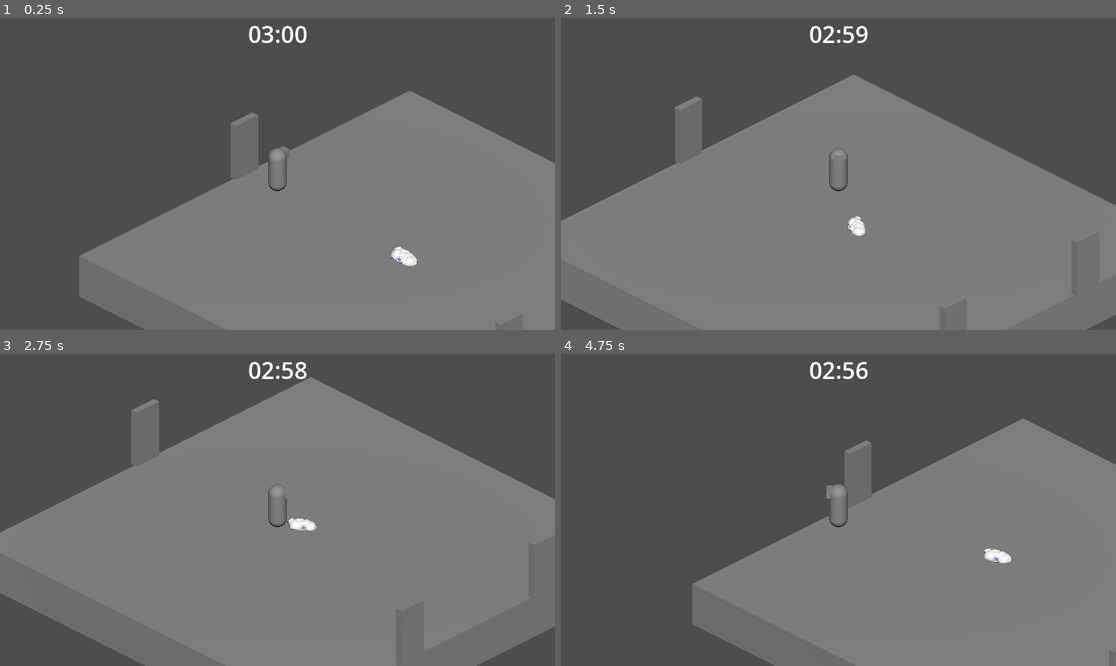
Above: before the commit, frames 1-4 (two rows, left to right).
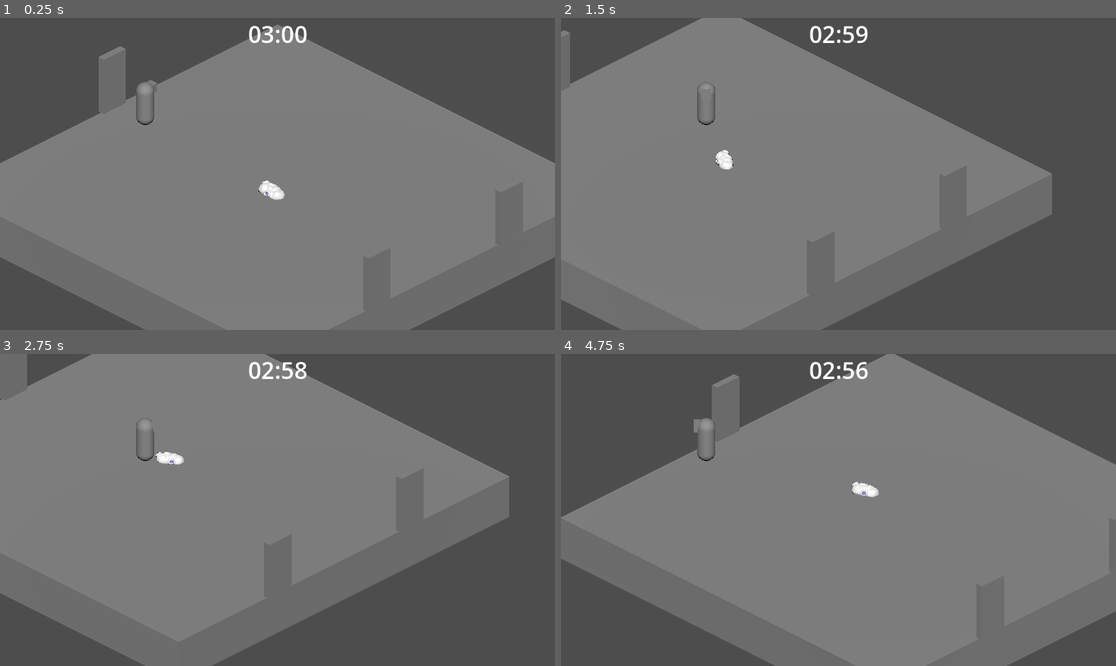
Above: after the commit, the same moments.

Repository: RegahP/gmtk-2026
Game: Godot game, scene res://src/main.tscn
Same seed, same stepped clock (60 frames per second), same inputs: the game is played once before the commit and once after it.
Inputs (mouse positions are in pixels of both pictures, inside the frame that each line leads up to):
- Up to frame 1 (0.25 s): no input
- Up to frame 2 (1.5 s): move the mouse to (960, 158) at 0.52 s; hold Right (move_right) 0.53-1.28 s; click (960, 158) at 0.6 s; move the mouse to (727, 189) at 1.27 s; hold Down (move_back) from 1.28 s (still down); click (727, 189) at 1.35 s
- Up to frame 3 (2.75 s): move the mouse to (333, 441) at 2.02 s; release Down (move_back) at 2.03 s; hold Right (move_right) from 2.03 s (still down); hold E (interact) from 2.03 s (still down); click (333, 441) at 2.3 s
- Up to frame 4 (4.75 s): move the mouse to (810, 572) at 2.77 s; release Right (move_right) at 2.78 s; release E (interact) at 2.78 s; hold Up (move_forward) 2.78-3.53 s; click (810, 572) at 2.85 s; move the mouse to (1005, 556) at 3.52 s; hold Left (move_left) from 3.53 s (still down); click (1005, 556) at 3.6 s; move the mouse to (672, 463) at 4.27 s; tap E (interact) at 4.35 s; click (672, 463) at 4.55 s

The runs differ from the first frame. In frame 1, 30% of the frame differs, in the area x 0-100%, y 2-100%; in frame 2, 30%; in frame 3, 33%, in the area x 0-100%, y 0-100%; in frame 4, 30%.
Error after the commit: Invalid assignment of property or key 'global_position' with value of type 'Vector3' on a base object of type 'Nil'. (res://src/scripts/game_manager.gd:103)

Commit message:
compre waska equisde

Diff:
--- a/gmtk-2026/project.godot
+++ b/gmtk-2026/project.godot
@@ -14,6 +14,10 @@
 run/main_scene="uid://bkf8kfj4bgkkk"
 config/features=PackedStringArray("4.6", "GL Compatibility")
 config/icon="res://icon.svg"
+
+[autoload]
+
+GameManager="*uid://djkgvv8uccm0r"
 
 [input]
 
--- /dev/null
+++ b/gmtk-2026/src/game_manager.tscn
@@ -0,0 +1,6 @@
+[gd_scene format=3 uid="uid://djkgvv8uccm0r"]
+
+[ext_resource type="Script" uid="uid://b2m17b7y333ey" path="res://src/scripts/game_manager.gd" id="1_861pd"]
+
+[node name="GameManager" type="Node3D" unique_id=369539573]
+script = ExtResource("1_861pd")
--- a/gmtk-2026/src/main.tscn
+++ b/gmtk-2026/src/main.tscn
@@ -1,8 +1,8 @@
 [gd_scene format=3 uid="uid://bkf8kfj4bgkkk"]
 
-[ext_resource type="Script" uid="uid://b2m17b7y333ey" path="res://src/scripts/game_manager.gd" id="1_3cfgd"]
 [ext_resource type="PackedScene" uid="uid://c5jxvxuskenln" path="res://src/roomBase.tscn" id="1_5q4o7"]
 [ext_resource type="PackedScene" uid="uid://d2ad2p1i4xtg7" path="res://src/player.tscn" id="1_eewff"]
+[ext_resource type="PackedScene" uid="uid://djkgvv8uccm0r" path="res://src/game_manager.tscn" id="1_mgm53"]
 [ext_resource type="Script" uid="uid://dcu0akvpcuwk" path="res://src/scripts/camera_3d.gd" id="2_gh0ne"]
 [ext_resource type="PackedScene" uid="uid://br8rm4s0264ax" path="res://src/roomBase_machine.tscn" id="3_5mrjc"]
 [ext_resource type="PackedScene" uid="uid://c50m2wqcexp8" path="res://src/enemySet_0.tscn" id="3_fyndt"]
@@ -11,33 +11,95 @@
 [ext_resource type="Texture2D" uid="uid://bskr33laj8ssi" path="res://src/textures/machine.png" id="8_kf8lf"]
 [ext_resource type="PackedScene" uid="uid://bj4cyql3urax5" path="res://src/models/enemy_fleshbud.tscn" id="10_mgm53"]
 
+[sub_resource type="LabelSettings" id="LabelSettings_kmhfv"]
+font_size = 48
+
+[sub_resource type="StyleBoxFlat" id="StyleBoxFlat_rlaii"]
+bg_color = Color(0, 0, 0, 0.5019608)
+
 [sub_resource type="QuadMesh" id="QuadMesh_mgm53"]
 
 [sub_resource type="StandardMaterial3D" id="StandardMaterial3D_uewes"]
 transparency = 1
 albedo_texture = ExtResource("8_kf8lf")
 
-[sub_resource type="LabelSettings" id="LabelSettings_kmhfv"]
-font_size = 48
+[node name="Main" type="Node3D" unique_id=639514220]
 
-[sub_resource type="StyleBoxFlat" id="StyleBoxFlat_rlaii"]
-bg_color = Color(0, 0, 0, 0.5019608)
-
-[node name="Main" type="Node3D" unique_id=639514220 node_paths=PackedStringArray("player")]
-script = ExtResource("1_3cfgd")
+[node name="GameManager" parent="." unique_id=369539573 node_paths=PackedStringArray("player") instance=ExtResource("1_mgm53")]
 countDownTime = 180
-roomIdsByCount = Array[Vector2i]([Vector2i(0, 1), Vector2i(0, 0), Vector2i(2, 0), Vector2i(1, -1), Vector2i(0, 0), Vector2i(1, 0), Vector2i(2, -1), Vector2i(1, -1)])
 roomBases = Array[PackedScene]([ExtResource("1_5q4o7")])
 machineRoom = ExtResource("3_5mrjc")
 enemySets = Array[PackedScene]([ExtResource("3_fyndt")])
 pedestal = ExtResource("4_kmhfv")
-player = NodePath("player")
+player = NodePath("../player")
+
+[node name="CountdownUI" type="Control" parent="GameManager" unique_id=2120144187]
+layout_mode = 3
+anchors_preset = 5
+anchor_left = 0.5
+anchor_right = 0.5
+offset_left = -20.0
+offset_right = 20.0
+offset_bottom = 40.0
+grow_horizontal = 2
+
+[node name="Label" type="Label" parent="GameManager/CountdownUI" unique_id=1226518482]
+layout_mode = 1
+anchors_preset = 5
+anchor_left = 0.5
+anchor_right = 0.5
+offset_left = -61.5
+offset_right = 61.5
+offset_bottom = 67.0
+grow_horizontal = 2
+text = "00:00"
+label_settings = SubResource("LabelSettings_kmhfv")
+horizontal_alignment = 1
+vertical_alignment = 1
+
+[node name="Timer" type="Timer" parent="GameManager/CountdownUI" unique_id=2118935106]
+one_shot = true
+
+[node name="DeathscreenUI" type="Control" parent="GameManager" unique_id=42503341]
+layout_mode = 3
+anchors_preset = 15
+anchor_right = 1.0
+anchor_bottom = 1.0
+grow_horizontal = 2
+grow_vertical = 2
+
+[node name="Panel" type="Panel" parent="GameManager/DeathscreenUI" unique_id=1786781927]
+visible = false
+layout_mode = 1
+anchors_preset = 15
+anchor_right = 1.0
+anchor_bottom = 1.0
+grow_horizontal = 2
+grow_vertical = 2
+theme_override_styles/panel = SubResource("StyleBoxFlat_rlaii")
+
+[node name="TextureRect" type="TextureRect" parent="GameManager/DeathscreenUI/Panel" unique_id=953333790]
+layout_mode = 1
+anchors_preset = 8
+anchor_left = 0.5
+anchor_top = 0.5
+anchor_right = 0.5
+anchor_bottom = 0.5
+offset_left = -400.0
+offset_top = -300.0
+offset_right = 400.0
+offset_bottom = 300.0
+grow_horizontal = 2
+grow_vertical = 2
+texture = ExtResource("7_rlaii")
 
 [node name="DirectionalLight3D" type="DirectionalLight3D" parent="." unique_id=1302385430]
 transform = Transform3D(0.70710677, -0.49999997, 0.49999997, 0, 0.7071068, 0.7071068, -0.7071068, -0.5, 0.5, 0, 0, 0)
 
 [node name="player" parent="." unique_id=1037035893 instance=ExtResource("1_eewff")]
 unique_name_in_owner = true
+
+[node name="GameManager" parent="player" unique_id=1436967953 instance=ExtResource("1_mgm53")]
 
 [node name="Camera3D" type="Camera3D" parent="." unique_id=884260794 node_paths=PackedStringArray("follow_target")]
 transform = Transform3D(0.70710677, -0.3535534, 0.6123724, 0, 0.8660254, 0.50000006, -0.70710677, -0.3535534, 0.6123724, 2, 1.75, 2)
@@ -52,66 +114,6 @@
 mesh = SubResource("QuadMesh_mgm53")
 surface_material_override/0 = SubResource("StandardMaterial3D_uewes")
 
-[node name="CountdownUI" type="Control" parent="." unique_id=2120144187]
-layout_mode = 3
-anchors_preset = 5
-anchor_left = 0.5
-anchor_right = 0.5
-offset_left = -20.0
-offset_right = 20.0
-offset_bottom = 40.0
-grow_horizontal = 2
-
-[node name="Label" type="Label" parent="CountdownUI" unique_id=1226518482]
-layout_mode = 1
-anchors_preset = 5
-anchor_left = 0.5
-anchor_right = 0.5
-offset_left = -61.5
-offset_right = 61.5
-offset_bottom = 67.0
-grow_horizontal = 2
-text = "00:00"
-label_settings = SubResource("LabelSettings_kmhfv")
-horizontal_alignment = 1
-vertical_alignment = 1
-
-[node name="Timer" type="Timer" parent="CountdownUI" unique_id=2118935106]
-one_shot = true
-
-[node name="DeathscreenUI" type="Control" parent="." unique_id=42503341]
-layout_mode = 3
-anchors_preset = 15
-anchor_right = 1.0
-anchor_bottom = 1.0
-grow_horizontal = 2
-grow_vertical = 2
-
-[node name="Panel" type="Panel" parent="DeathscreenUI" unique_id=1786781927]
-visible = false
-layout_mode = 1
-anchors_preset = 15
-anchor_right = 1.0
-anchor_bottom = 1.0
-grow_horizontal = 2
-grow_vertical = 2
-theme_override_styles/panel = SubResource("StyleBoxFlat_rlaii")
-
-[node name="TextureRect" type="TextureRect" parent="DeathscreenUI/Panel" unique_id=953333790]
-layout_mode = 1
-anchors_preset = 8
-anchor_left = 0.5
-anchor_top = 0.5
-anchor_right = 0.5
-anchor_bottom = 0.5
-offset_left = -400.0
-offset_top = -300.0
-offset_right = 400.0
-offset_bottom = 300.0
-grow_horizontal = 2
-grow_vertical = 2
-texture = ExtResource("7_rlaii")
-
 [node name="enemy_fleshbud" parent="." unique_id=1622673865 instance=ExtResource("10_mgm53")]
 
 [editable path="player"]
--- a/gmtk-2026/src/scripts/game_manager.gd
+++ b/gmtk-2026/src/scripts/game_manager.gd
@@ -34,6 +34,9 @@
 	var minutes: int = int(time_left) / 60
 	var seconds: int = int(time_left) % 60
 	timerLabel.text = "%02d:%02d" % [minutes, seconds]
+
+func _timer_reduce():
+	timerUi.start(timerUi.time_left - 2.0)
 
 func _on_timer_timeout() -> void:
 	timerLabel.text = "00:00"
--- a/gmtk-2026/src/scripts/hitbox.gd
+++ b/gmtk-2026/src/scripts/hitbox.gd
@@ -18,3 +18,6 @@
 
 	health.take_damage(current_damage)
 	print("Hit:", body.name)
+
+func reset():
+	hit_targets.clear()
--- a/gmtk-2026/src/scripts/weapon.gd
+++ b/gmtk-2026/src/scripts/weapon.gd
@@ -10,6 +10,8 @@
 	if data == null:
 		push_error("Weapon.attack() was called without an AttackData!")
 		return
+
+	hitbox.reset()
 
 	var damage := DamageInfo.new()
 
